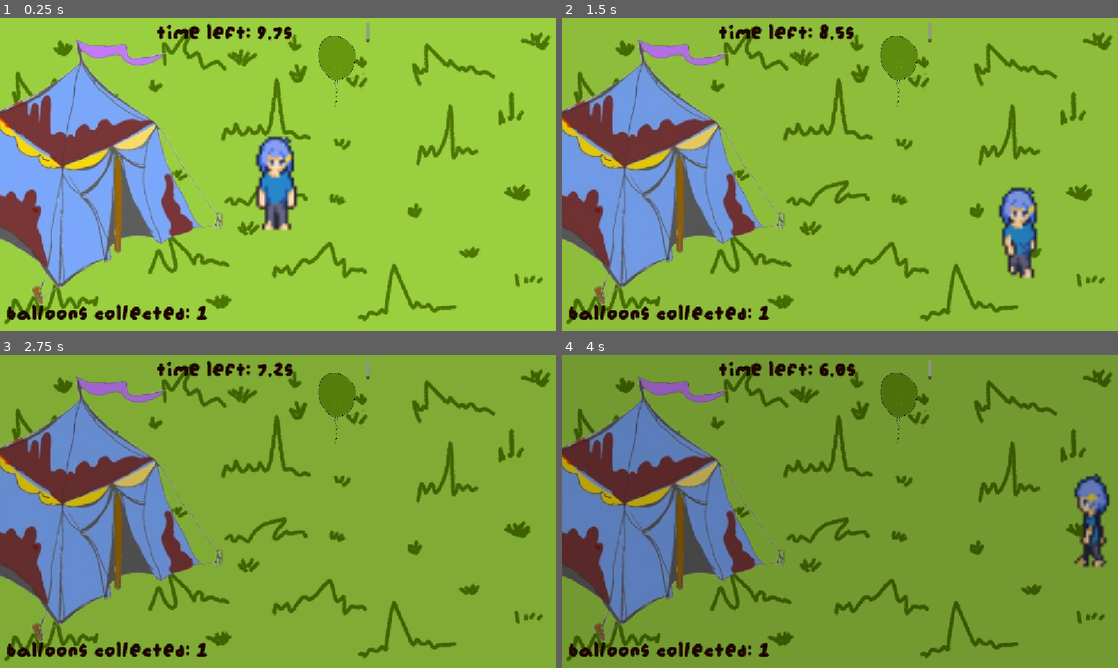
Above: before the commit, frames 1-4 (two rows, left to right).
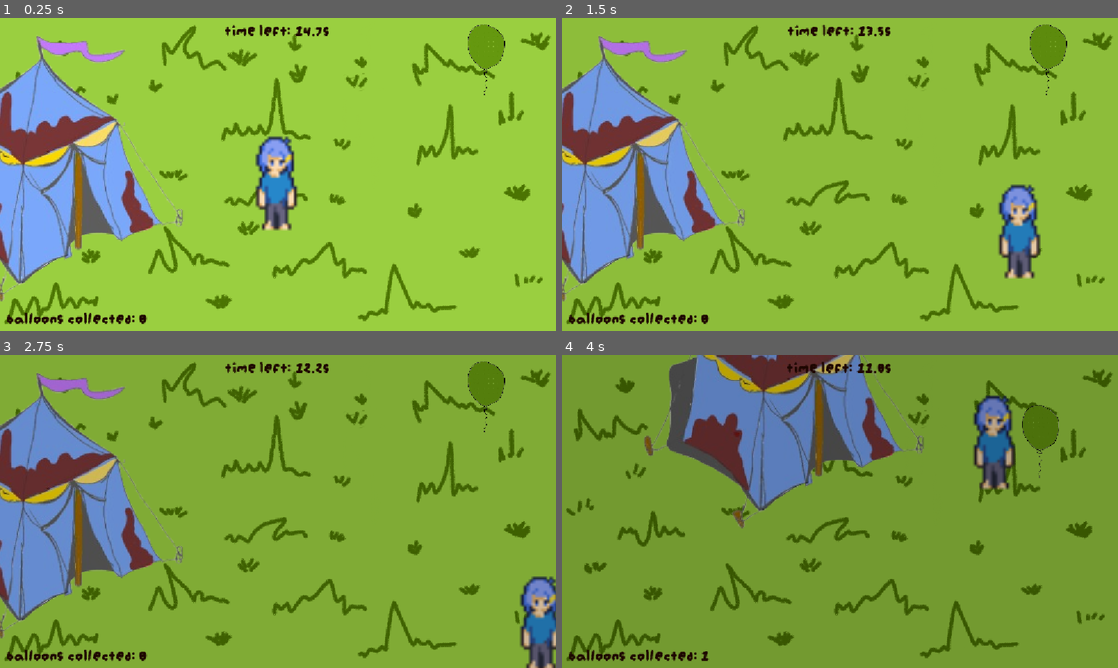
Above: after the commit, the same moments.

Repository: Rithunyaa/haven_charlotte
Game: Godot game, scene res://level1.tscn
The game is run twice, just before and just after one commit, with the same random seed, the same clock (stepped at 60 frames per second) and the same inputs.
Inputs (mouse positions are in pixels of both pictures, inside the frame that each line leads up to):
- Up to frame 1 (0.25 s): no input
- Up to frame 2 (1.5 s): move the mouse to (962, 158) at 0.52 s; hold Right (ui_right) 0.53-1.28 s; click (962, 158) at 0.67 s; move the mouse to (728, 190) at 1.27 s; hold Down (ui_down) from 1.28 s (still down); click (728, 190) at 1.42 s
- Up to frame 3 (2.75 s): move the mouse to (333, 442) at 2.02 s; release Down (ui_down) at 2.03 s; hold Right (ui_right) from 2.03 s (still down); click (333, 442) at 2.17 s
- Up to frame 4 (4 s): move the mouse to (812, 574) at 2.77 s; release Right (ui_right) at 2.78 s; hold Up (ui_up) 2.78-3.53 s; click (812, 574) at 2.92 s; move the mouse to (1006, 558) at 3.52 s; hold Left (ui_left) from 3.53 s (still down); click (1006, 558) at 3.67 s

The runs differ from the first frame. In frame 1, 19% of the frame differs, in the area x 0-91%, y 1-98%; in frame 2, 20%; in frame 3, 21%; in frame 4, 37%, in the area x 0-99%, y 0-98%.

Commit message:
add some sound effects

Diff:
--- a/haven/game_manager.gd
+++ b/haven/game_manager.gd
@@ -6,6 +6,8 @@
 @export var timer_label_path: NodePath
 @export var level_label_path: NodePath
 @export var game_over_screen_path: NodePath
+@export var final_score_label_path: NodePath # <-- NEW: Path for your game over score text
+@export var camera_path: NodePath
 
 @onready var player: CharacterBody2D = get_node(player_path)
 @onready var target: Area2D = get_node(target_path)
@@ -13,22 +15,17 @@
 @onready var timer_label: RichTextLabel = get_node(timer_label_path)
 @onready var level_label: RichTextLabel = get_node(level_label_path)
 @onready var game_over_screen: Control = get_node(game_over_screen_path)
+@onready var final_score_label: RichTextLabel = get_node(final_score_label_path) # <-- NEW
+@onready var camera = get_node_or_null(camera_path)
 @onready var tent: StaticBody2D = $"../Obstacles/Tent"
-@export var camera_path: NodePath
-@onready var camera = get_node_or_null(camera_path)
+@onready var get_balloon: AudioStreamPlayer = $"../get_balloon"
 
-var current_level: int = 1
-var round_time: float = 10.0
-var round_time_left: float = 10.0
+var total_survival_time: float = 15.0
+var round_time_left: float = 15.0
 
-var max_level_darkness_time: float = 15.0
-var level_time_elapsed: float = 0.0
-
+var current_score: int = 0
 var spawn_position: Vector2 = Vector2.ZERO
 var is_game_over: bool = false
-
-@export var obstacle_scenes: Array[PackedScene]
-var active_obstacles: Array = []
 
 func _ready() -> void:
 	if player:
@@ -40,39 +37,26 @@
 	if game_over_screen:
 		game_over_screen.visible = false
 
-
-
-	randomize_target_position()
-	randomize_tent_position()
-
-	reset_round()
-	update_hud()
+	restart_game_from_beginning()
 
 func _process(delta: float) -> void:
 	if is_game_over:
 		return
 
 	round_time_left -= delta
-	level_time_elapsed += delta
-
 	update_cumulative_darkness()
 
 	if round_time_left <= 3.0:
-
 		var urgency = 3.0 - round_time_left
 		if camera:
-			camera.shake_intensity = urgency * 2.5
+			camera.shake_intensity = urgency * 3.5
 	else:
 		if camera:
 			camera.shake_intensity = 0.0
 
-
-	if level_time_elapsed >= max_level_darkness_time:
+	if round_time_left <= 0.0:
 		trigger_game_over()
 		return
-
-	if round_time_left <= 0.0:
-		fail_round()
 
 	update_hud()
 
@@ -84,94 +68,90 @@
 	if timer_label:
 		timer_label.text = "Time Left: " + str(snapped(round_time_left, 0.1)) + "s"
 	if level_label:
-		level_label.text = "Balloons Collected: " + str(current_level)
+		level_label.text = "Balloons Collected: " + str(current_score)
 
 func update_cumulative_darkness() -> void:
-	var darkness_progress = clamp(level_time_elapsed / max_level_darkness_time, 0.0, 1.0)
-	var gray_value = clamp(1.0 - darkness_progress, 0.0, 1.0)
-	darkness_overlay.color = Color(gray_value, gray_value, gray_value, 1.0)
-
-func fail_round() -> void:
-	if player:
-		player.global_position = spawn_position
-	round_time_left = round_time
-	print("Time ran out! Pulled back to start.")
-
-func reset_round() -> void:
-	round_time_left = round_time
+	var progress = clamp(1.0 - (round_time_left / total_survival_time), 0.0, 1.0)
+	var shade = clamp(1.0 - progress, 0.0, 1.0)
+	darkness_overlay.color = Color(shade, shade, shade, 1.0)
 
 func _on_target_body_entered(body: Node2D) -> void:
+	$get_balloon.play()
 	if body == player:
-		advance_level()
+		collect_balloon()
 
-func advance_level() -> void:
-	current_level += 1
-	level_time_elapsed = 0.0
-	round_time_left = round_time
-
-	var tween = create_tween()
-	tween.tween_property(darkness_overlay, "color", Color(1, 1, 1, 1), 0.5)
-
-
-
+func collect_balloon() -> void:
+	current_score += 1
 	randomize_target_position()
 	randomize_tent_position()
 
-	if player:
-		player.global_position = spawn_position
-
-	print("Advanced to level: ", current_level)
-
-func randomize_target_position() -> void:
-	var min_distance: float = 360.0
+func randomize_tent_position() -> void:
+	var min_distance: float = 150.0
 	var new_pos = Vector2.ZERO
 
-	for i in range(10):
-		var random_x = randf_range(-200, 200)
-		var random_y = randf_range(-200, 200)
-		new_pos = spawn_position + Vector2(random_x, random_y)
-
-		if new_pos.distance_to(spawn_position) >= min_distance:
-			break
-
-	target.global_position = new_pos
-
-func trigger_game_over() -> void:
-	is_game_over = true
-
-	if game_over_screen:
-		game_over_screen.visible = true
-
-	print("Game Over!")
-
-func restart_game_from_beginning() -> void:
-	is_game_over = false
-	current_level = 1
-	level_time_elapsed = 0.0
-	round_time_left = round_time
-
-	if game_over_screen:
-		game_over_screen.visible = false
-
-	darkness_overlay.color = Color(1, 1, 1, 1)
-
-	if player:
-		player.global_position = spawn_position
-
-	randomize_target_position()
-	reset_round()
-	print("Restarted from Level 1")
-
-func randomize_tent_position() -> void:
-	var min_distance: float = 360.0
-	var new_pos = Vector2.ZERO
-
-	for i in range(10):
-		var random_x = randf_range(-200, 200)
-		var random_y = randf_range(-200, 200)
+	for i in range(15):
+		var random_x = randf_range(-250, 250)
+		var random_y = randf_range(-250, 250)
 		new_pos = spawn_position + Vector2(random_x, random_y)
 
 		if new_pos.distance_to(spawn_position) >= min_distance:
 			break
 
 	tent.global_position = new_pos
+
+func randomize_target_position() -> void:
+	var min_distance_from_spawn: float = 150.0
+	var min_distance_from_tent: float = 100.0 # Minimum gap between balloon and tent
+	var new_pos = Vector2.ZERO
+
+	for i in range(20): # More attempts to find a clean spot
+		var random_x = randf_range(-250, 250)
+		var random_y = randf_range(-250, 250)
+		new_pos = spawn_position + Vector2(random_x, random_y)
+
+		# Check distance from player spawn
+		if new_pos.distance_to(spawn_position) >= min_distance_from_spawn:
+			# Check distance from tent so they don't overlap
+			if tent:
+				if new_pos.distance_to(tent.global_position) >= min_distance_from_tent:
+					break # Found a safe spot away from both player and tent!
+			else:
+				break
+
+	target.global_position = new_pos
+
+func trigger_game_over() -> void:
+	$AudioStreamPlayer2D.play()
+	is_game_over = true
+	round_time_left = 0.0
+
+	if camera:
+		camera.shake_intensity = 0.0
+
+	if darkness_overlay:
+		darkness_overlay.color = Color(0, 0, 0, 1)
+
+	# --- NEW: Update and show the final score label on the Game Over screen ---
+	if final_score_label:
+		final_score_label.text = "You collected " + str(current_score) + " balloons!"
+
+	if game_over_screen:
+		game_over_screen.visible = true
+
+func restart_game_from_beginning() -> void:
+	is_game_over = false
+	current_score = 0
+	round_time_left = total_survival_time
+
+	if game_over_screen:
+		game_over_screen.visible = false
+
+	if darkness_overlay:
+		darkness_overlay.color = Color(1, 1, 1, 1)
+
+	if player:
+		player.global_position = spawn_position
+
+	randomize_target_position()
+	randomize_tent_position()
+	update_hud()
--- a/haven/level1.tscn
+++ b/haven/level1.tscn
@@ -10,8 +10,10 @@
 [ext_resource type="Texture2D" uid="uid://dyl4fvqheg7y3" path="res://assets/character_walk_right.png" id="5_hx44q"]
 [ext_resource type="Texture2D" uid="uid://c00jmgjxdhmal" path="res://assets/character_walk_up.png" id="6_n8vhr"]
 [ext_resource type="Texture2D" uid="uid://51o16kt15y1n" path="res://assets/ballon_final-removebg-preview.png" id="7_mx85b"]
+[ext_resource type="AudioStream" uid="uid://d0qkupr3l63nj" path="res://assets/Game Over Scream.mp3" id="11_eqrsh"]
 [ext_resource type="Texture2D" uid="uid://jjcsp2ll81ax" path="res://assets/tent-removebg-preview.png" id="11_mx85b"]
 [ext_resource type="Script" uid="uid://1g3vlnonsxus" path="res://CameraShake.gd" id="12_hx44q"]
+[ext_resource type="AudioStream" uid="uid://cvkpqjk4jlh2w" path="res://assets/Acquire SFX.mp3" id="13_n8vhr"]
 
 [sub_resource type="RectangleShape2D" id="RectangleShape2D_dopym"]
 size = Vector2(71, 193)
@@ -159,9 +161,16 @@
 "speed": 5.0
 }]
 
+[sub_resource type="RectangleShape2D" id="RectangleShape2D_hx44q"]
+size = Vector2(1275, 56)
+
+[sub_resource type="RectangleShape2D" id="RectangleShape2D_n8vhr"]
+size = Vector2(177, 1271)
+
 [node name="Level_1" type="Node2D" unique_id=601929235]
 
 [node name="Player" type="CharacterBody2D" parent="." unique_id=1741416139]
+z_index = 50
 script = ExtResource("1_dopym")
 
 [node name="CollisionShape2D" type="CollisionShape2D" parent="Player" unique_id=802988498]
@@ -197,22 +206,24 @@
 [node name="Level_Label" type="RichTextLabel" parent="CanvasLayer/Control" unique_id=1700314569]
 layout_mode = 0
 offset_left = 15.0
-offset_top = 591.0
+offset_top = 609.0
 offset_right = 809.0
 offset_bottom = 645.0
 theme_override_colors/default_color = Color(0.11372549, 0.023529412, 0.003921569, 1)
 theme_override_fonts/normal_font = ExtResource("2_ootpb")
-theme_override_font_sizes/normal_font_size = 50
+theme_override_font_sizes/normal_font_size = 35
 
 [node name="Timer_Label" type="RichTextLabel" parent="CanvasLayer/Control" unique_id=319701529]
 layout_mode = 0
-offset_left = 325.0
+offset_left = 5.0
 offset_top = 10.0
-offset_right = 766.0
+offset_right = 1146.0
 offset_bottom = 50.0
 theme_override_colors/default_color = Color(0.113228776, 0.023394456, 0.0019961568, 1)
 theme_override_fonts/normal_font = ExtResource("2_ootpb")
-theme_override_font_sizes/normal_font_size = 50
+theme_override_font_sizes/normal_font_size = 35
+horizontal_alignment = 1
+vertical_alignment = 1
 
 [node name="GameOverScreen" type="Control" parent="CanvasLayer" unique_id=34334009]
 visible = false
@@ -240,6 +251,18 @@
 horizontal_alignment = 1
 vertical_alignment = 1
 
+[node name="FinalScoreLabel" type="RichTextLabel" parent="CanvasLayer/GameOverScreen" unique_id=1950088328]
+layout_mode = 0
+offset_left = 8.0
+offset_top = 90.0
+offset_right = 1153.0
+offset_bottom = 651.0
+theme_override_colors/default_color = Color(0.67726076, 0, 0.18860528, 1)
+theme_override_fonts/normal_font = ExtResource("2_ootpb")
+theme_override_font_sizes/normal_font_size = 40
+horizontal_alignment = 1
+vertical_alignment = 1
+
 [node name="GameManager" type="Node" parent="." unique_id=90576343]
 script = ExtResource("1_jwv3a")
 player_path = NodePath("../Player")
@@ -248,6 +271,15 @@
 timer_label_path = NodePath("../CanvasLayer/Control/Timer_Label")
 level_label_path = NodePath("../CanvasLayer/Control/Level_Label")
 game_over_screen_path = NodePath("../CanvasLayer/GameOverScreen")
+final_score_label_path = NodePath("../CanvasLayer/GameOverScreen/FinalScoreLabel")
+camera_path = NodePath("../Camera2D")
+
+[node name="get_balloon" type="AudioStreamPlayer" parent="GameManager" unique_id=537240753]
+stream = ExtResource("13_n8vhr")
+
+[node name="AudioStreamPlayer2D" type="AudioStreamPlayer2D" parent="GameManager" unique_id=59613758]
+stream = ExtResource("11_eqrsh")
+volume_db = 24.0
 
 [node name="Bg" type="Sprite2D" parent="." unique_id=541100976]
 show_behind_parent = true
@@ -265,10 +297,31 @@
 texture = ExtResource("11_mx85b")
 
 [node name="CollisionPolygon2D" type="CollisionPolygon2D" parent="Obstacles/Tent" unique_id=810152460]
+position = Vector2(-18, -23)
 polygon = PackedVector2Array(251, -20, 396, 108, 490, 308, 212, 434, 46, 308, 76, 87)
 
 [node name="Camera2D" type="Camera2D" parent="." unique_id=187193791]
 position = Vector2(572, 331)
 script = ExtResource("12_hx44q")
 
+[node name="Borders" type="StaticBody2D" parent="." unique_id=1870590084]
+
+[node name="CollisionShape2D" type="CollisionShape2D" parent="Borders" unique_id=1636110914]
+position = Vector2(563.5, -30)
+shape = SubResource("RectangleShape2D_hx44q")
+
+[node name="CollisionShape2D2" type="CollisionShape2D" parent="Borders" unique_id=1485706141]
+position = Vector2(-78.5, 362)
+shape = SubResource("RectangleShape2D_n8vhr")
+
+[node name="CollisionShape2D3" type="CollisionShape2D" parent="Borders" unique_id=1667519447]
+position = Vector2(622.5, 752)
+rotation = 1.5707964
+shape = SubResource("RectangleShape2D_n8vhr")
+
+[node name="CollisionShape2D4" type="CollisionShape2D" parent="Borders" unique_id=1628438384]
+position = Vector2(1177, 274)
+rotation = 1.5707964
+shape = SubResource("RectangleShape2D_hx44q")
+
 [connection signal="body_entered" from="Target_Object" to="GameManager" method="_on_target_object_body_entered"]
--- a/haven/player.gd
+++ b/haven/player.gd
@@ -1,31 +1,23 @@
 extends CharacterBody2D
 
 @export var speed: float = 500.0
-
 @onready var animated_sprite: AnimatedSprite2D = $AnimatedSprite2D
 
 func _physics_process(delta: float) -> void:
-
 	var direction := Vector2.ZERO
 	direction.x = Input.get_axis("ui_left", "ui_right")
 	direction.y = Input.get_axis("ui_up", "ui_down")
 
-
 	direction = direction.normalized()
-
 
 	velocity = direction * speed
 	move_and_slide()
 
 
-	update_animation(direction)
-
 func update_animation(direction: Vector2) -> void:
-
 	if direction == Vector2.ZERO:
 		animated_sprite.stop()
 		return
-
 
 	if abs(direction.x) > abs(direction.y):
 		if direction.x > 0:
Not shown, added: haven/assets/Drawing-1.sketchpad - Copyf.png.import
Not shown, added: haven/assets/Drawing-2.sketchpad - Copyf.png.import
Not shown, added: haven/assets/Drawing-3.sketchpad - Copyf.png.import
Not shown, added: haven/assets/Drawing-4.sketchpad - Copyf.png.import
Not shown, added: haven/assets/Drawing-5.sketchpad - Copyf.png.import
Not shown, added: haven/assets/Drawing-6.sketchpad - Copyf.png.import
Not shown, added: haven/assets/Drawing.sketchpad - Copyf.png.import
